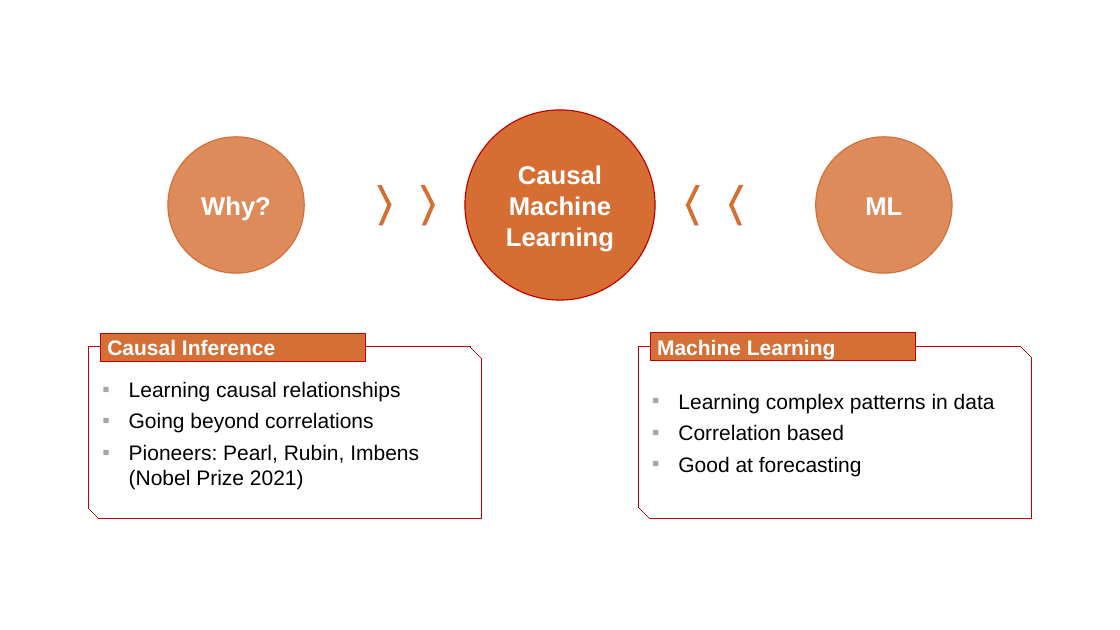
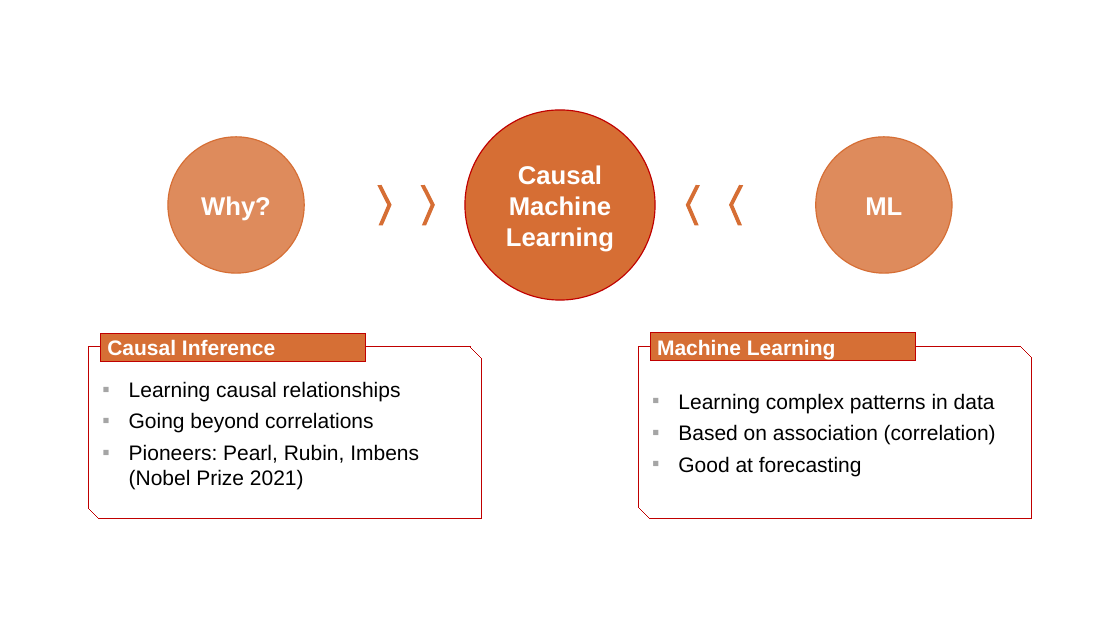
Before and after one commit to DoubleML/doubleml.github.io, a slide deck: slide 1 of tutorial/stable/slides/part1/figures/causalml.pptx. Drawn at 1120x630 pixels with LibreOffice and Linux fonts; fonts in the diff are those of the drawing. Boxes give left, top, right and bottom in pixels: in the first picture for what was removed or moved away, otherwise in the second. Text is boxed around its words. In the diff, an @@ line names an element or a change of style, - is before the commit and + after.

```diff
--- a/tutorial/stable/slides/part1/figures/causalml.pptx
+++ b/tutorial/stable/slides/part1/figures/causalml.pptx
@@ text in snip diag rect at box(678, 424, 996, 445): text changed @@
-  ▪ Correlation based
+  ▪ Based on association (correlation)
```
Also in this commit, not shown: 31 other files.
